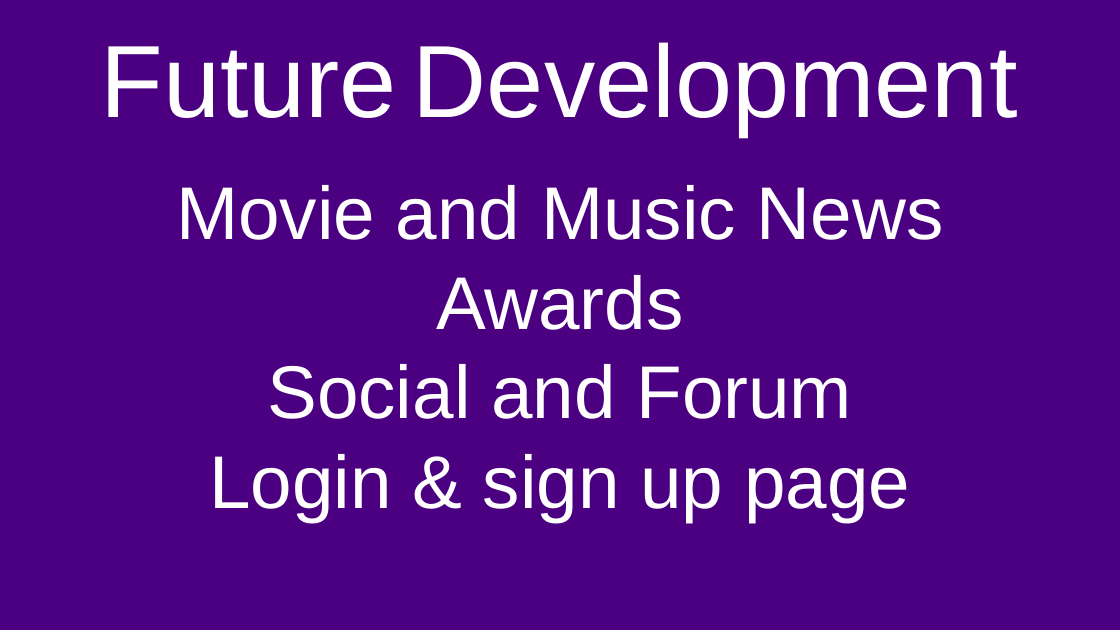
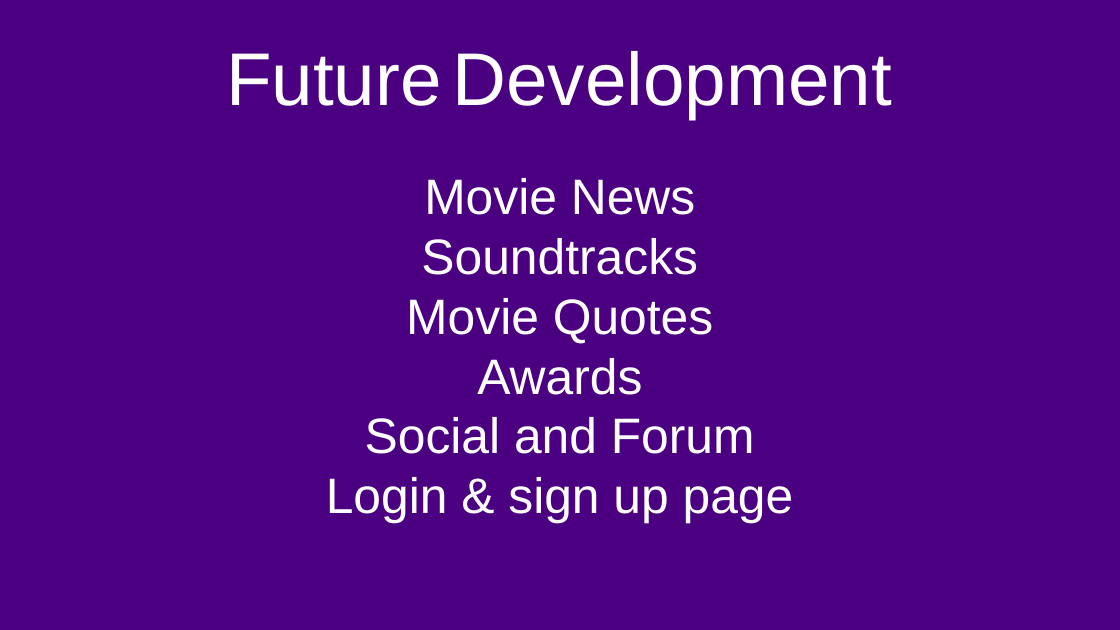
Before and after one commit to breakfireaus/Movie-database, a slide deck: slide 6 of file-storage/Project Presentation.pptx. Drawn at 1120x630 pixels with LibreOffice and Linux fonts; fonts in the diff are those of the drawing. Boxes give left, top, right and bottom in pixels: in the first picture for what was removed or moved away, otherwise in the second. Text is boxed around its words. In the diff, an @@ line names an element or a change of style, - is before the commit and + after.

```diff
--- a/file-storage/Project Presentation.pptx
+++ b/file-storage/Project Presentation.pptx
@@ title "Future Development" at (x1=226, y1=51, x2=892, y2=119): size 66 to 48 pt @@
@@ text at (x1=406, y1=178, x2=713, y2=344): text changed; size 48 to 32 pt @@
-Movie and Music News
+Movie News
+Soundtracks
+Movie Quotes
@@ text at (x1=326, y1=358, x2=794, y2=523): size 48 to 32 pt in "Awards", "Social and Forum", "Login & sign up page" @@
```
Also in this commit, not shown: 3 other slides changed, 1 other file.
